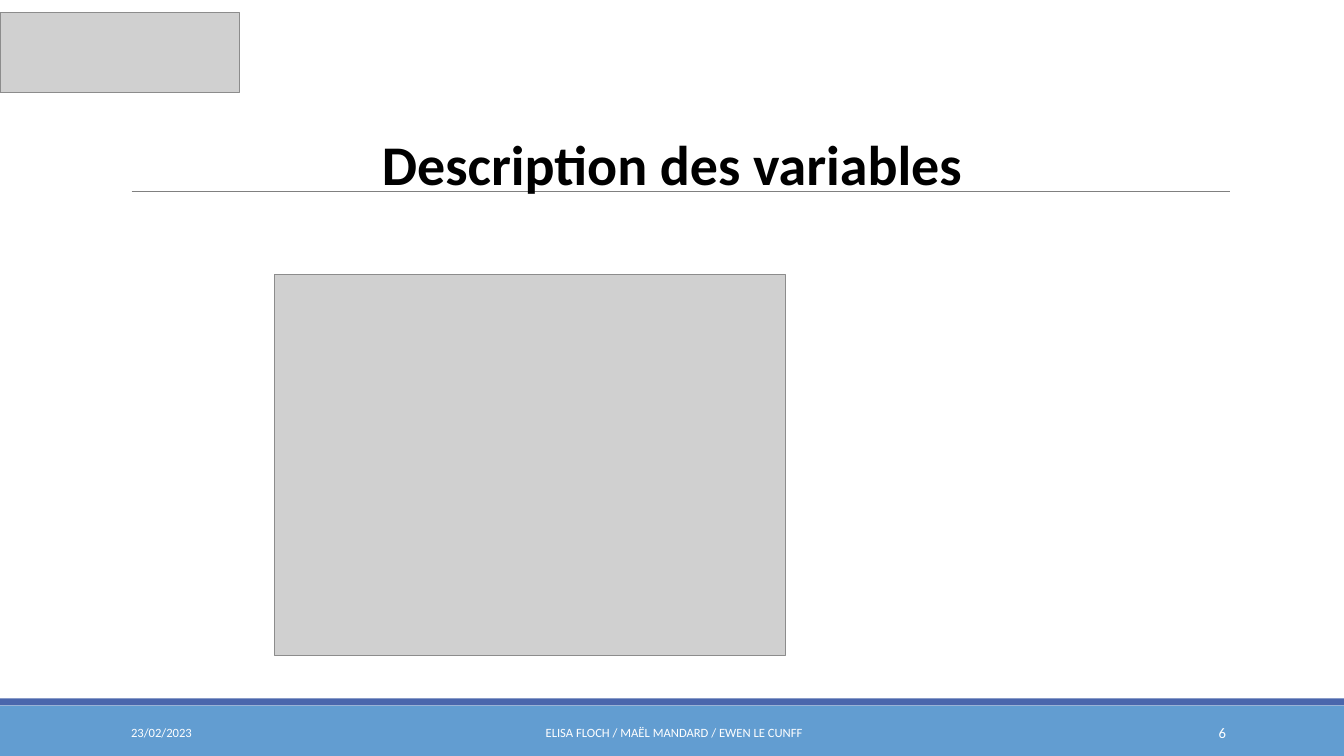
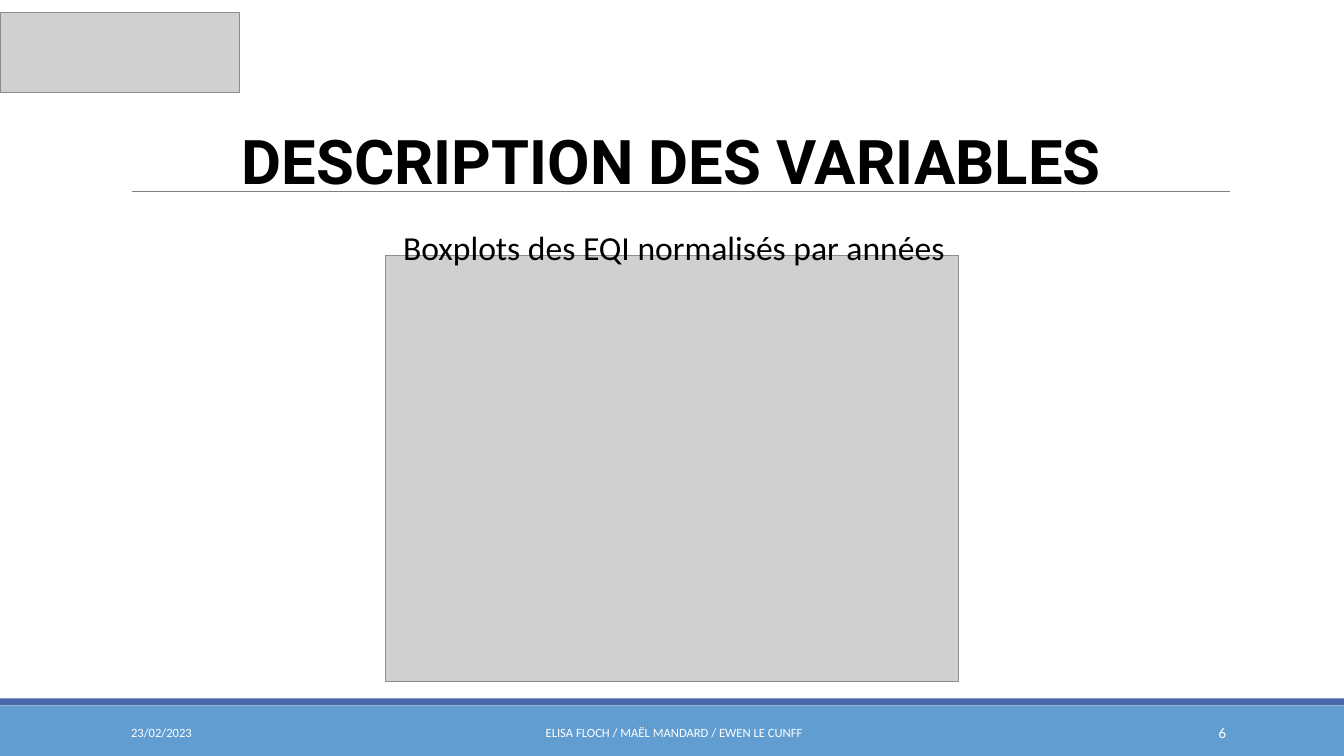
Before and after one commit to elecunff/ProjetEconometrie_Mandard_Floch_LeCunff, a slide deck: slide 6 of Présentation/Présentation_orale.pptx. Drawn at 1344x756 pixels with LibreOffice and Linux fonts; fonts in the diff are those of the drawing; grey boxes stand for pictures. Boxes give left, top, right and bottom in pixels: in the first picture for what was removed or moved away, otherwise in the second. Text is boxed around its words. In the diff, an @@ line names an element or a change of style, - is before the commit and + after.

```diff
--- a/Présentation/Présentation_orale.pptx
+++ b/Présentation/Présentation_orale.pptx
@@ text at [242,139,1101,192]: text changed; size 40 to 44 pt; font Calibri to Roboto @@
-Description des variables
+DESCRIPTION DES VARIABLES
@@ text added at [403,232,944,266], 24 pt, text #000000 @@
+Boxplots des EQI normalisés par années
@@ picture: place and size @@
-picture at [274,274,785,655]
+picture at [386,255,959,682]
```
Also in this commit, not shown: 7 other slides changed, 1 slide removed.
